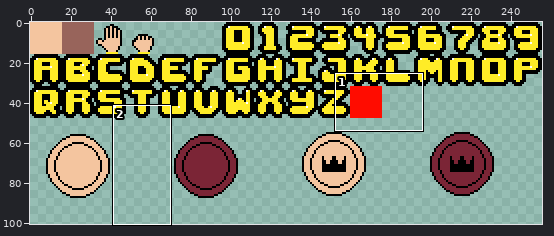
Two versions of one pixel-art file, assets/checkers.aseprite. The first picture is a wide view before the edit; the outline marks the close-up.
Close-up. The starting point:
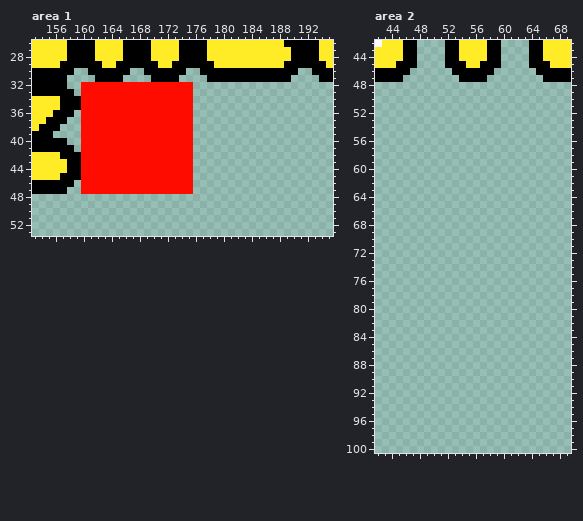
256x256 pixels, 1 frame. Shown: area 1: x 153..195, y 26..53; area 2: x 42..69, y 42..100. The wide view leaves out empty margins. The commit also changed other parts of the picture, which this record leaves out.
Once edited:
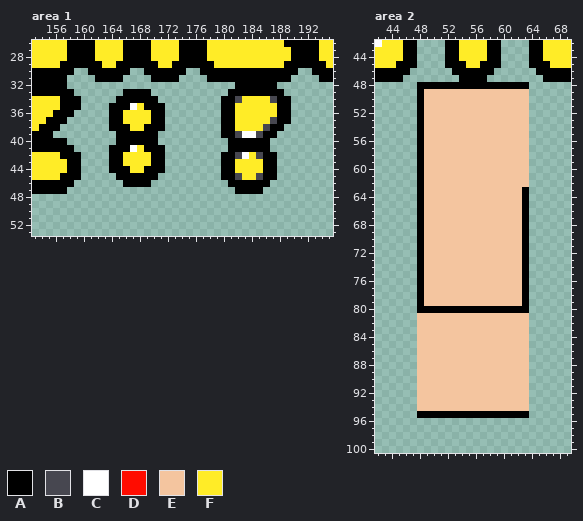
Palette (. is transparent): A #000000  B #474750  C #ffffff  D #ff0c00  E #f4c59f  F #ffec27
The exact change:
Area 1:
y 32: x 160..175 DDDDDDDDDDDDDDDD -> ................; x 182..187 ...... -> AAAAAA
y 33: x 160..175 DDDDDDDDDDDDDDDD -> ......AAAA......; x 181..188 ........ -> AAAAAAAA
y 34: x 160..175 DDDDDDDDDDDDDDDD -> .....AAAAAA.....; x 180..189 .......... -> AABFFFFBAA
y 35: x 160..175 DDDDDDDDDDDDDDDD -> ....AAACFAAA....; x 180..189 .......... -> AAFFFFFFAA
y 36: x 160..175 DDDDDDDDDDDDDDDD -> ....AAFFFFAA....; x 180..189 .......... -> AAFFFFFFAA
y 37: x 160..175 DDDDDDDDDDDDDDDD -> ....AAFFFFAA....; x 180..189 .......... -> AAFFFFFBAA
y 38: x 160..175 DDDDDDDDDDDDDDDD -> ....AAAFFAAA....; x 180..188 ......... -> AAFFFFBAA
y 39: x 160..175 DDDDDDDDDDDDDDDD -> .....AAAAAA.....; x 180..187 ........ -> AABCCBAA
y 40: x 160..175 DDDDDDDDDDDDDDDD -> .....AAAAAA.....; x 181..186 ...... -> AAAAAA
y 41: x 160..175 DDDDDDDDDDDDDDDD -> ....AAACFAAA....; x 181..186 ...... -> AAAAAA
y 42: x 160..175 DDDDDDDDDDDDDDDD -> ....AAFFFFAA....; x 180..187 ........ -> AABCFBAA
y 43: x 160..175 DDDDDDDDDDDDDDDD -> ....AAFFFFAA....; x 180..187 ........ -> AAFFFFAA
y 44: x 160..175 DDDDDDDDDDDDDDDD -> ....AAAFFAAA....; x 180..187 ........ -> AAFFFFAA
y 45: x 160..175 DDDDDDDDDDDDDDDD -> .....AAAAAA.....; x 180..187 ........ -> AABFFBAA
y 46: x 160..175 DDDDDDDDDDDDDDDD -> ......AAAA......; x 181..186 ...... -> AAAAAA
y 47: x 160..175 DDDDDDDDDDDDDDDD -> ................; x 182..185 .... -> AAAA
Area 2:
y 48: x 48..63 ................ -> AAAAAAAAAAAAAAAA
y 49..62: x 48..63 ................ -> AEEEEEEEEEEEEEEE
y 63..79: x 48..63 ................ -> AEEEEEEEEEEEEEEA
y 80: x 48..63 ................ -> AAAAAAAAAAAAAAAA
y 81..94: x 48..63 ................ -> EEEEEEEEEEEEEEEE
y 95: x 48..63 ................ -> AAAAAAAAAAAAAAAA
